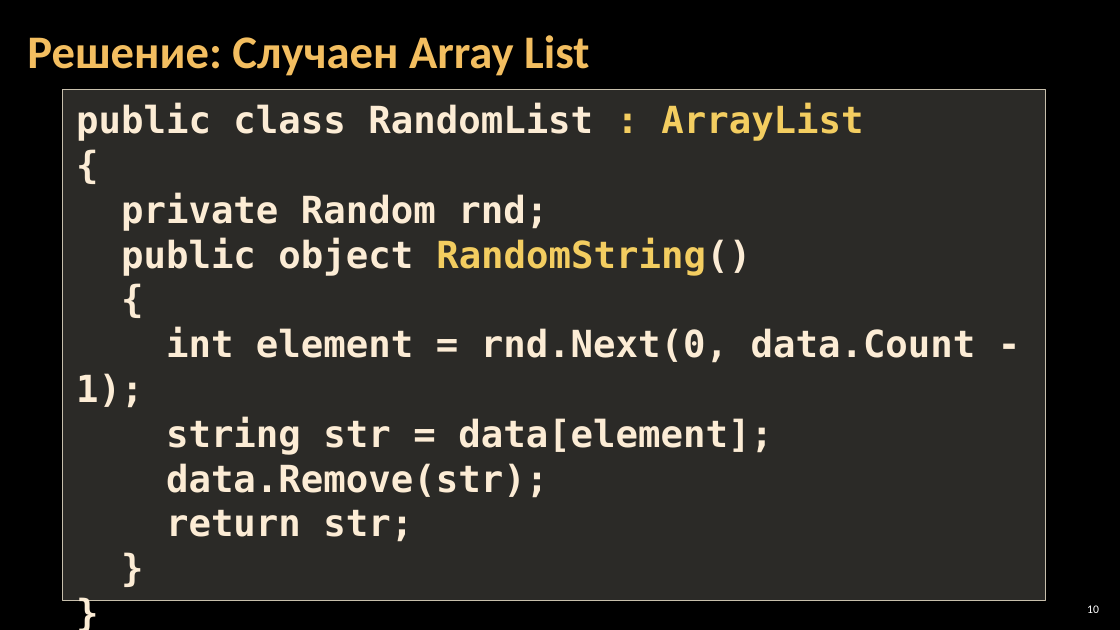
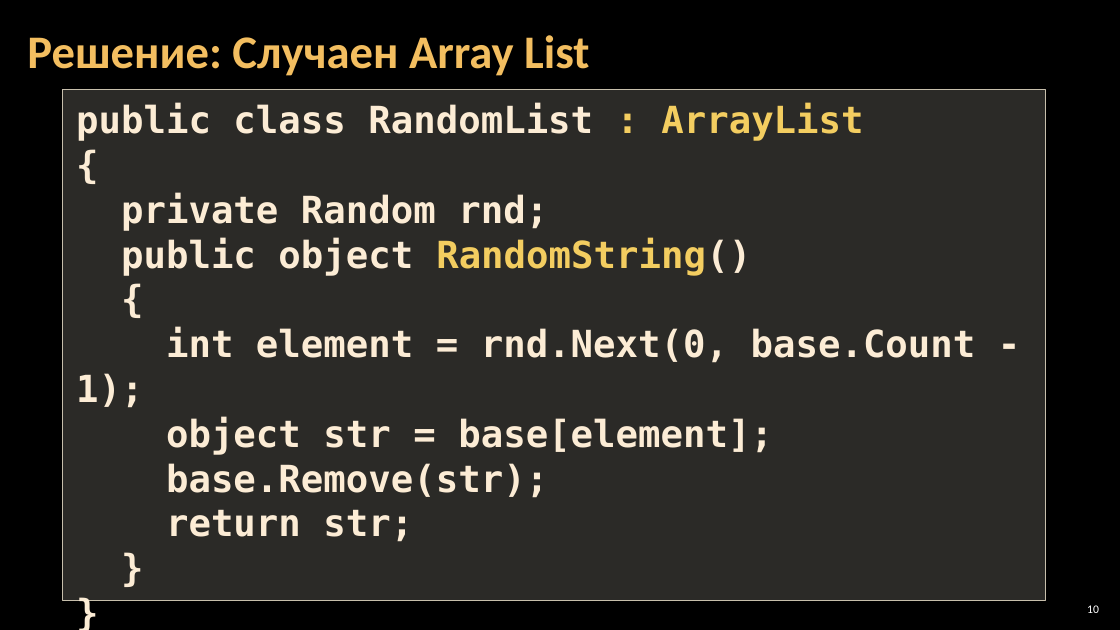
Before and after one commit to yoanamihaylova/ItKariera, a slide deck: slide 10 of II/OOP/Inheritance/Info/04.2. Преизползване-на-класове.pptx. Drawn at 1120x630 pixels with LibreOffice and Linux fonts; fonts in the diff are those of the drawing; background and template pictures are left out. Boxes give left, top, right and bottom in pixels: in the first picture for what was removed or moved away, otherwise in the second. Text is boxed around its words. In the diff, an @@ line names an element or a change of style, - is before the commit and + after.

```diff
--- a/II/OOP/Inheritance/Info/04.2. Преизползване-на-класове.pptx
+++ b/II/OOP/Inheritance/Info/04.2. Преизползване-на-класове.pptx
@@ text in rectangle at box(76, 327, 976, 498): text changed @@
-int element = rnd.Next(0, data.Count - 1);
-string str = data[element];
-data.Remove(str);
+int element = rnd.Next(0, base.Count - 1);
+object str = base[element];
+base.Remove(str);
```
